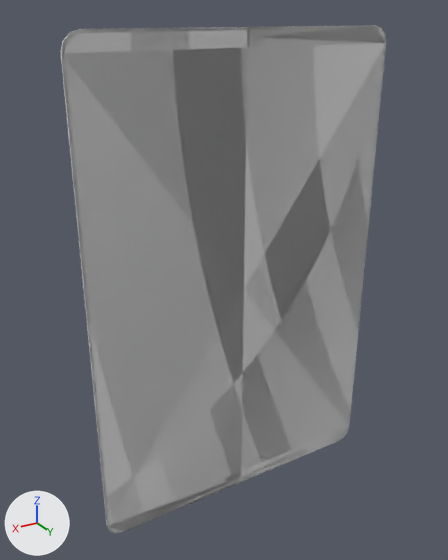
What one commit did to the FBX model uprjct_URP_parallaxCard_template/Assets/Models/3d_0_parallaxCard.fbx.
Camera for both pictures: a 50 mm camera at (1.91, 2.94, 1.57) aimed at (0.09, -0.08, 0.05). The axes (+X, +Y, +Z) are drawn at lower left. The lights are the same throughout. The picture after the commit comes second. Where no turn or scale is listed for an object, it has been applied to the vertices.

Objects in the first picture: 'm_card_back', 'm_card_border', 'm_card_overlay', 'm_card_stencil'.
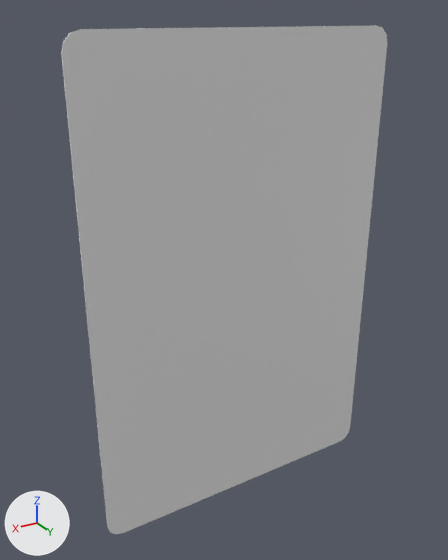
Pixel boxes [x1, y1, x2, y2] of what changed, in the pictures (448 x 560 px; the box of a moved part takes in the faces that stretch with it):
'm_card_back', turned: before [61, 25, 375, 525]; after [61, 25, 387, 534]
part 2 of me_plane_007, moved or reshaped (not visible afterwards): before [61, 26, 386, 533]
'm_card_stencil', unchanged, covered by the edit: before [61, 26, 386, 532]
'm_card_overlay', unchanged, covered by the edit: before [63, 25, 386, 533]

The change, as a diff of the scene's bpy script:
```diff
--- a/uprjct_URP_parallaxCard_template/Assets/Models/3d_0_parallaxCard.fbx.py
+++ b/uprjct_URP_parallaxCard_template/Assets/Models/3d_0_parallaxCard.fbx.py
@@ me_plane_007 @@
 # used by ob_m_card_border; location = (0.0, 0.0, 0.0)
-me_plane_007.from_pydata(...)  # 32 vertices, 16 faces; spans x -1.0..1.0, y 0.0, z -1.5..1.5
+me_plane_007.from_pydata(...)  # 16 vertices, 14 faces; spans x -1.0..1.0, y 0.0, z -1.5..1.5
+# me_plane_007 part 2
+# 16 vertices are removed from x -0.98..0.98, y 0.0, z -1.48..1.48
+# 16 faces are deleted
+# 14 new faces join them
 me_plane_007.materials.append(mat_material)
@@ me_plane @@
 # used by ob_m_card_back; location = (0.0, 0.0, 0.0)
-me_plane.from_pydata(...)  # 32 vertices, 30 faces; spans x -1.0..1.0, y -0.01..0.0, z -1.5..1.5
+me_plane.from_pydata(...)  # 32 vertices, 30 faces; spans x -1.0..1.0, y 0.0..0.01, z -1.5..1.5
+# me_plane part 1: the whole mesh is turned -180 degrees about the z axis through the mesh origin
 me_plane.materials.append(mat_material)
```
